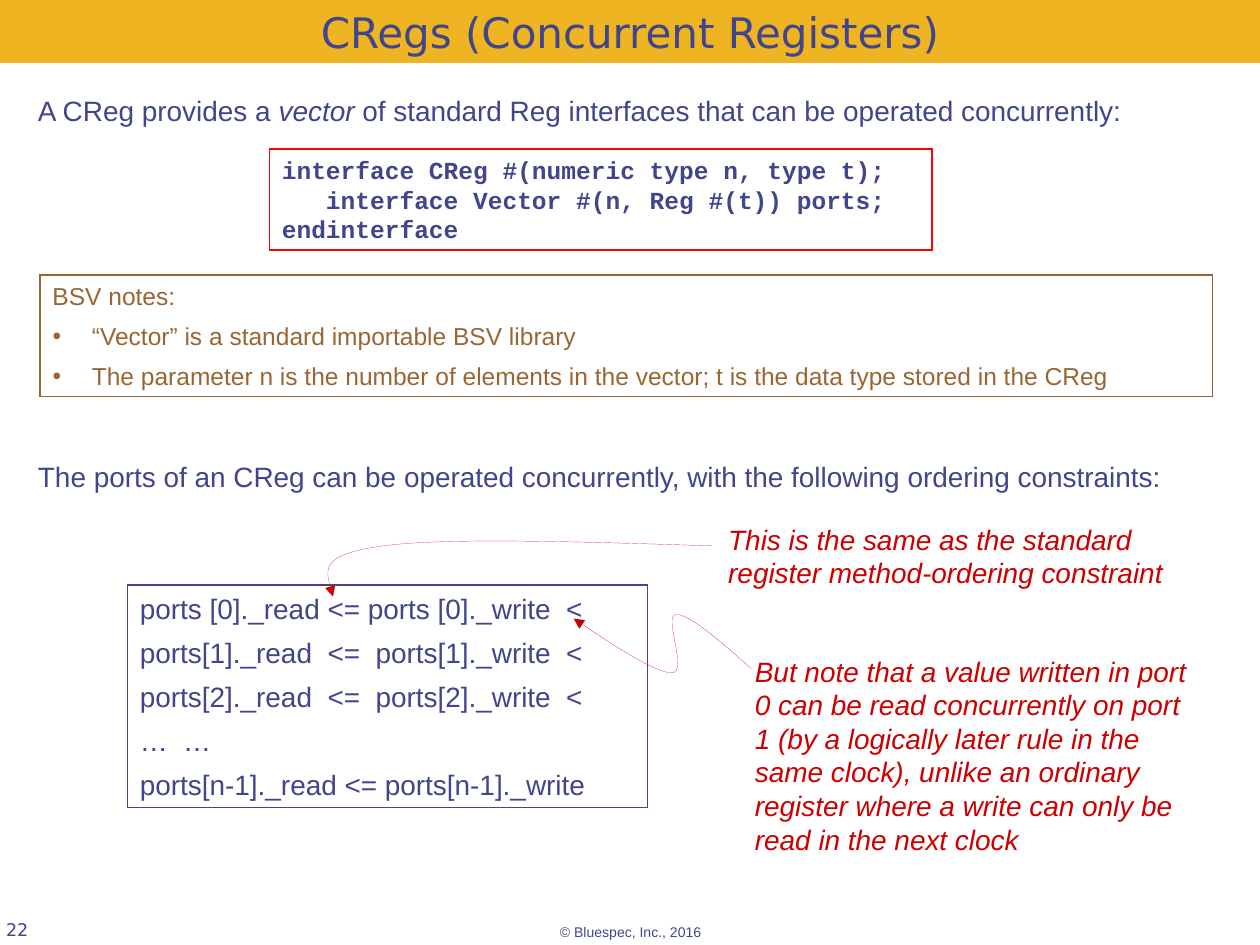
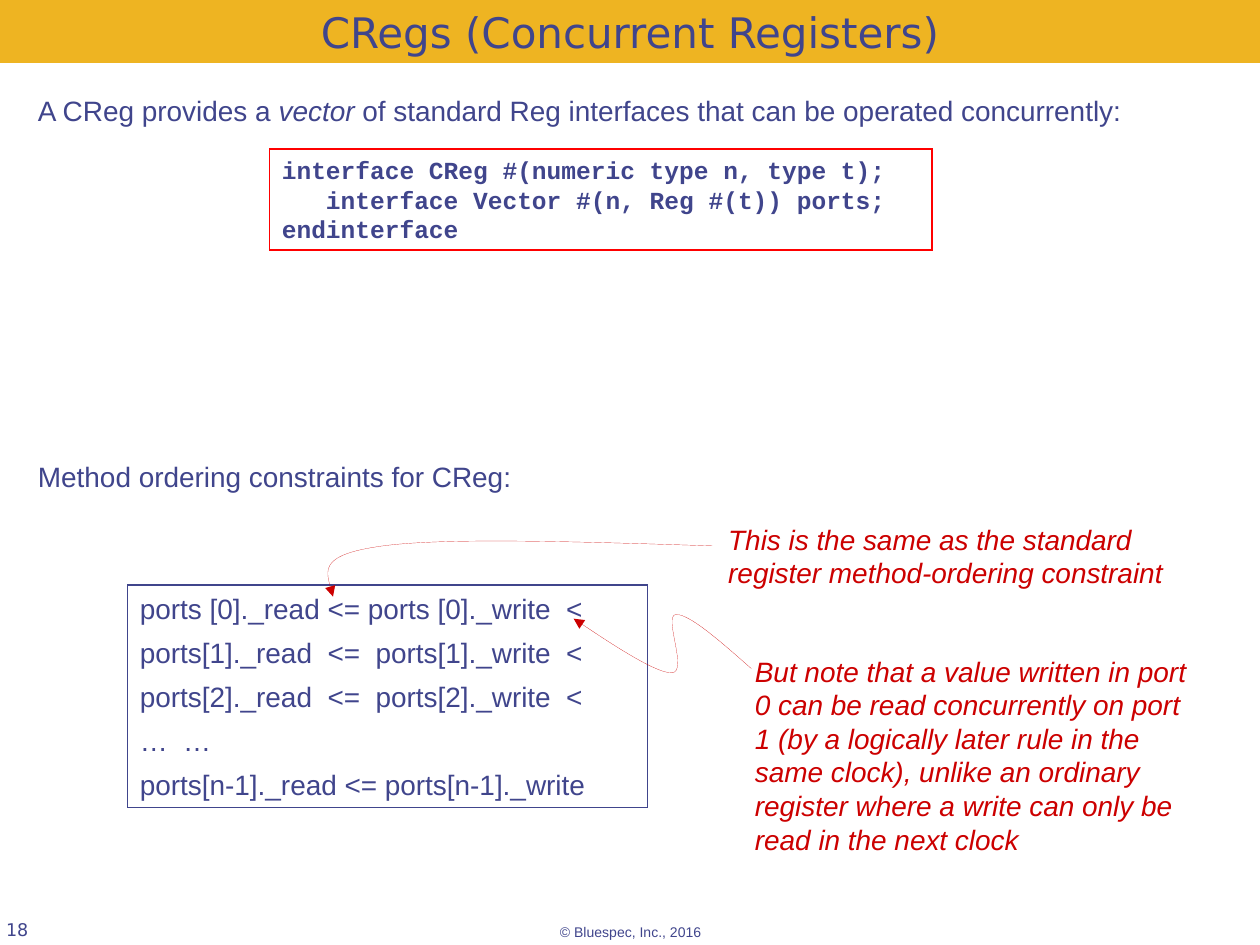
Before and after one commit to rsnikhil/Bluespec_BSV_Formal_Semantics, a slide deck: slide 18 of BSV_Semantics.odp (slide 22 before the commit). Drawn at 1260x945 pixels with LibreOffice and Linux fonts; fonts in the diff are those of the drawing; background and template pictures are left out. Boxes give left, top, right and bottom in pixels: in the first picture for what was removed or moved away, otherwise in the second. Text is boxed around its words. In the diff, an @@ line names an element or a change of style, - is before the commit and + after.

```diff
--- a/BSV_Semantics.odp
+++ b/BSV_Semantics.odp
@@ rectangle removed at (40,275,1212,397) @@
-BSV notes:
-• “Vector” is a standard importable BSV library
-• The parameter n is the number of elements in the vector; t is the data type stored in the CReg
@@ text at (38,466,511,492): text changed @@
-The ports of an CReg can be operated concurrently, with the following ordering constraints:
+Method ordering constraints for CReg:
@@ page number at (6,923,28,937): text changed @@
-22
+18
```
Also in this commit, not shown: 6 other slides changed, 8 slides added, 5 slides removed.
